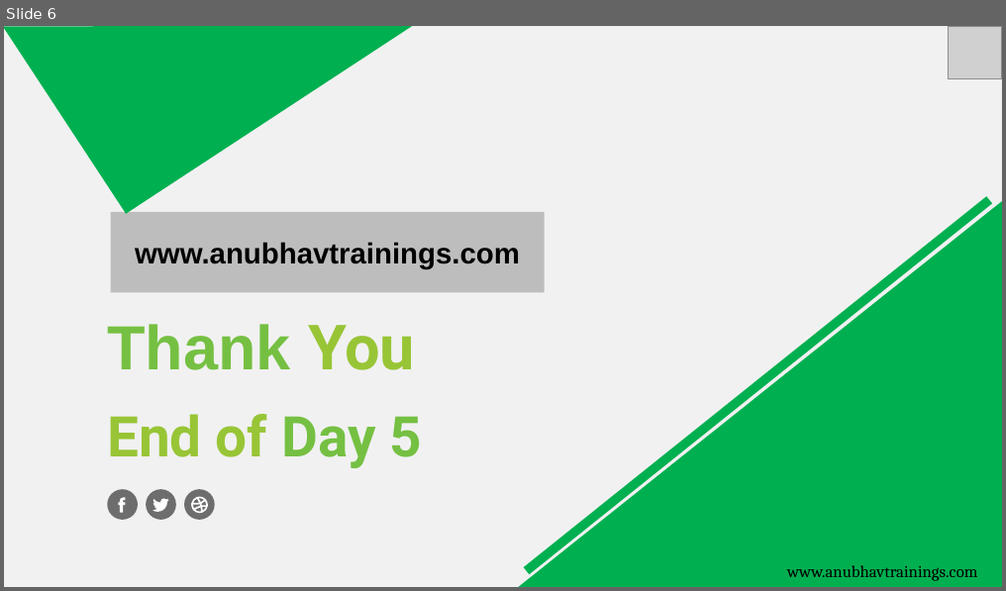
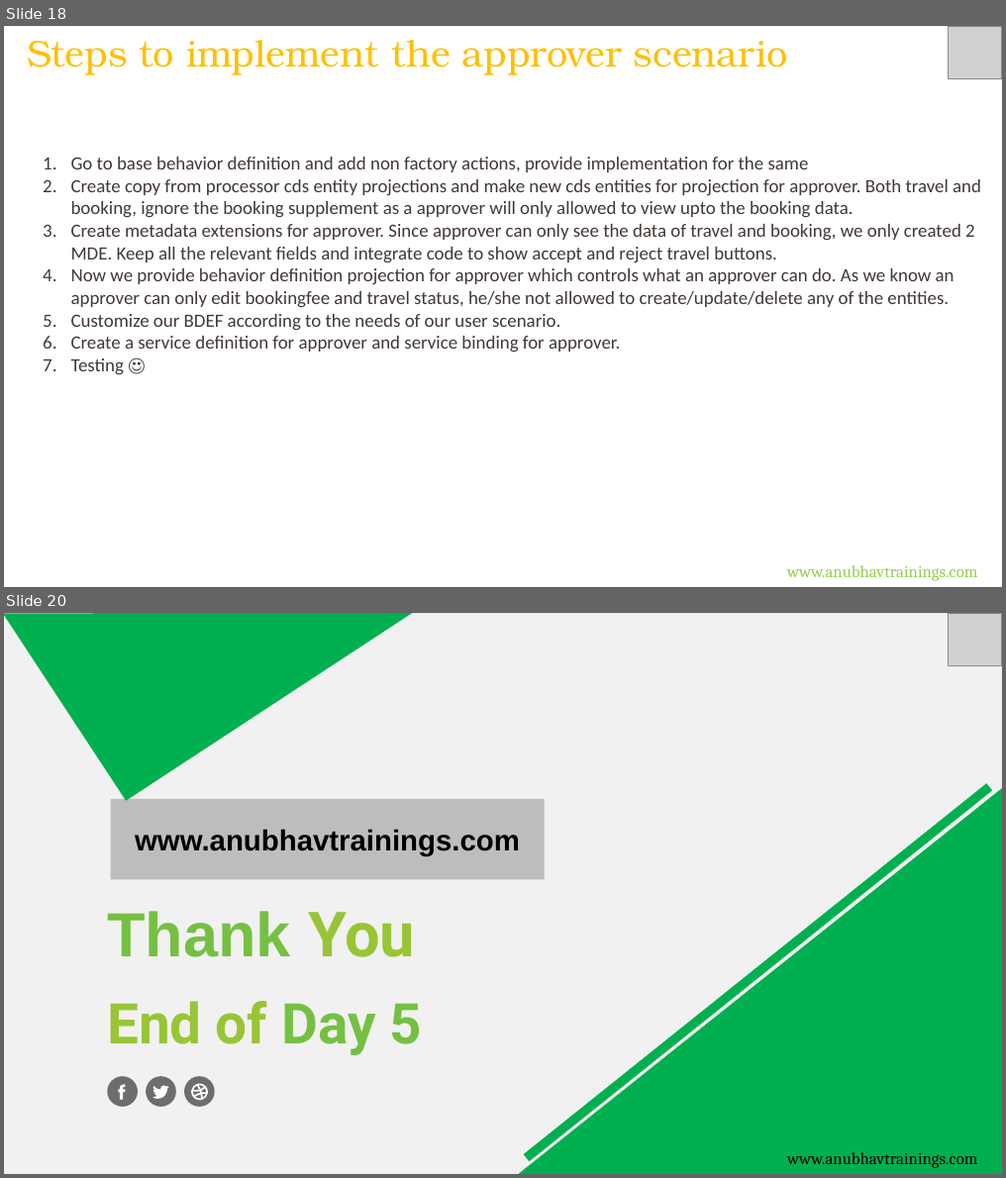
Before and after one commit to soyuztechnologies/AOC_Corporate_Training, a slide deck: Day 6/DAY-6.pptx. Shown one above the other, each under a label of ours: slide 6 before the commit, slides 18 and 20 after it; the slides between them are not shown. The pictures are 1006x591 and 1006x1178 pixels, drawn with LibreOffice and Linux fonts; fonts in the diff are those of the drawing; grey boxes stand for pictures. Boxes give left, top, right and bottom in pixels: in the first picture for what was removed or moved away, otherwise in the second. Text is boxed around its words. In the diff, an @@ line names an element or a change of style, - is before the commit and + after.

Commit message:
Auto bot updater RAP Course

```diff
--- a/Day 6/DAY-6.pptx
+++ b/Day 6/DAY-6.pptx
@@ slide 18 added at [4,26,1002,587], background #FFFFFF @@
@@ text added at [27,40,788,76], 36 pt, text #FFC000 @@
+Steps to implement the approver scenario
@@ picture added at [948,26,1002,79] @@
@@ text added at [71,157,981,375], 18 pt, text #433835 @@
+1. Go to base behavior definition and add non factory actions, provide implementation for the same
+2. Create copy from processor cds entity projections and make new cds entities for projection for approver. Both travel and booking, ignore the booking supplement as a approver will only allowed to view upto the booking data.
+3. Create metadata extensions for approver. Since approver can only see the data of travel and booking, we only created 2 MDE. Keep all the relevant fields and integrate code to show accept and reject travel buttons.
+4. Now we provide behavior definition projection for approver which controls what an approver can do. As we know an approver can only edit bookingfee and travel status, he/she not allowed to create/update/delete any of the entities.
+5. Customize our BDEF according to the needs of our user scenario.
+6. Create a service definition for approver and service binding for approver.
+7. Testing ☺
@@ text added at [787,566,977,581], 16 pt, text #92D050 @@
+www.anubhavtrainings.com
@@ what was slide 6 is now slide 20 @@
```
Also in this commit, not shown: 1 slide changed, 13 other slides added, 4 other files.
